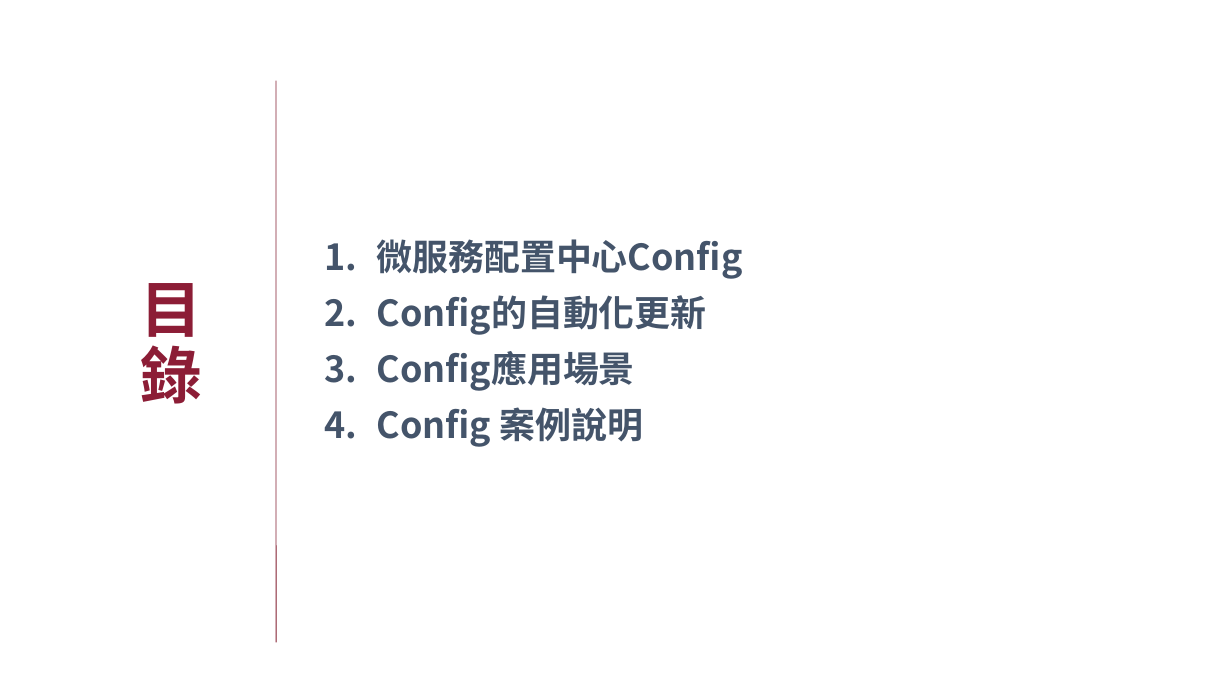
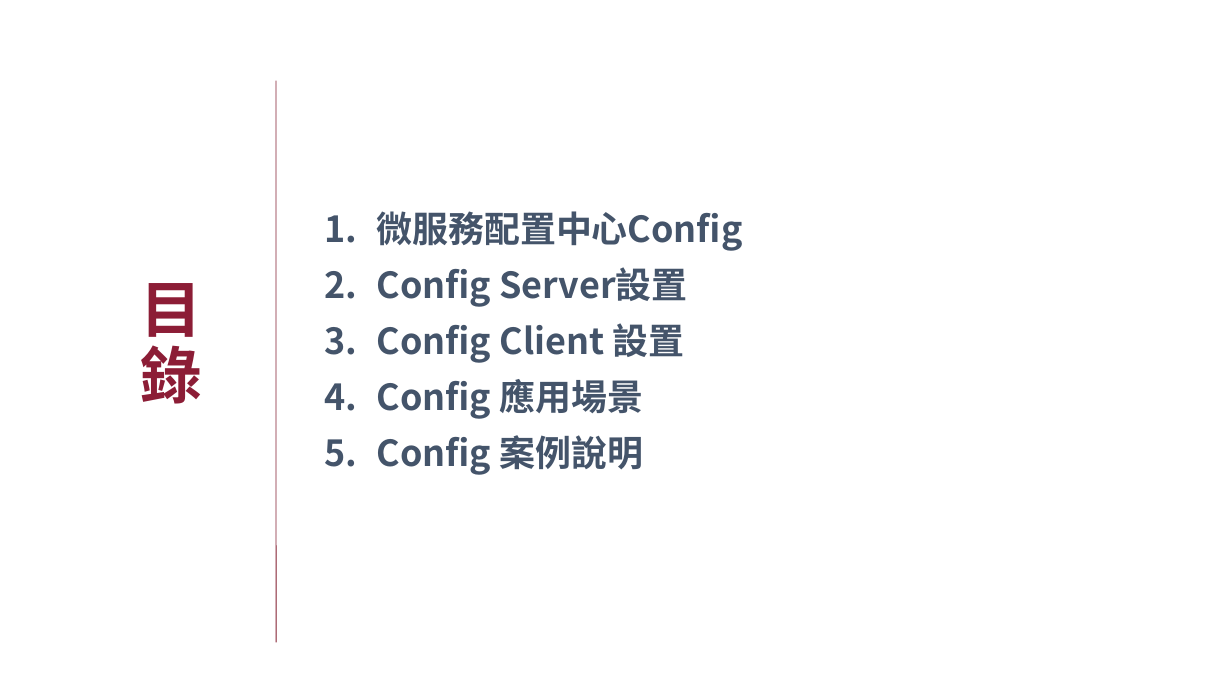
Before and after one commit to xiauchen/7__2020_3_10_PTT, a slide deck: slide 2 of Config.pptx. Drawn at 1232x693 pixels with LibreOffice and Linux fonts; fonts in the diff are those of the drawing; background and template pictures are left out. Boxes give left, top, right and bottom in pixels: in the first picture for what was removed or moved away, otherwise in the second. Text is boxed around its words. In the diff, an @@ line names an element or a change of style, - is before the commit and + after.

```diff
--- a/Config.pptx
+++ b/Config.pptx
@@ text at (377,267,687,419): text changed @@
-2. Config的自動化更新
-3. Config應用場景
+2. Config Server設置
+3. Config Client 設置
+4. Config 應用場景
```
Also in this commit, not shown: 18 other slides changed, 3 slides added, 9 slides removed, 11 other files.
